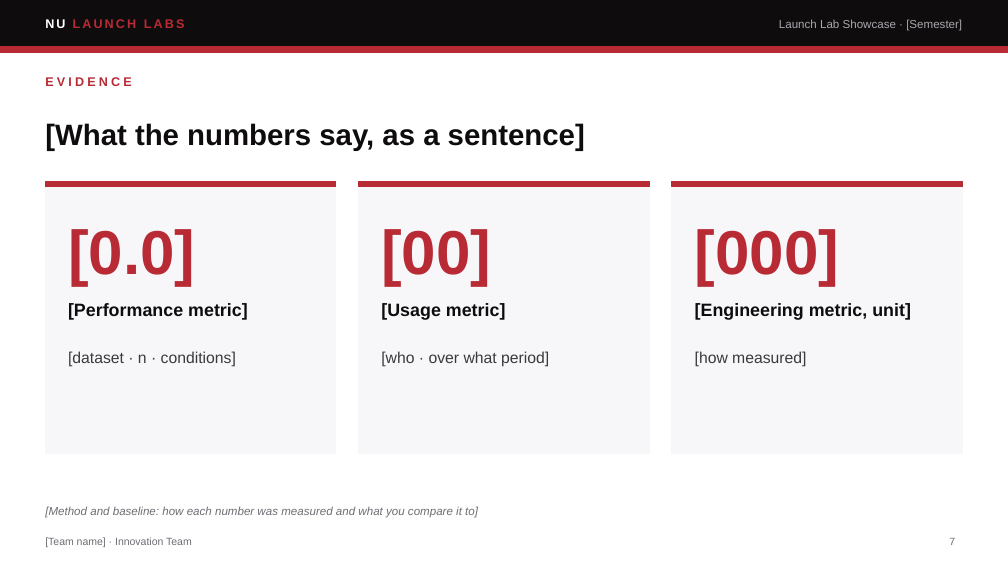
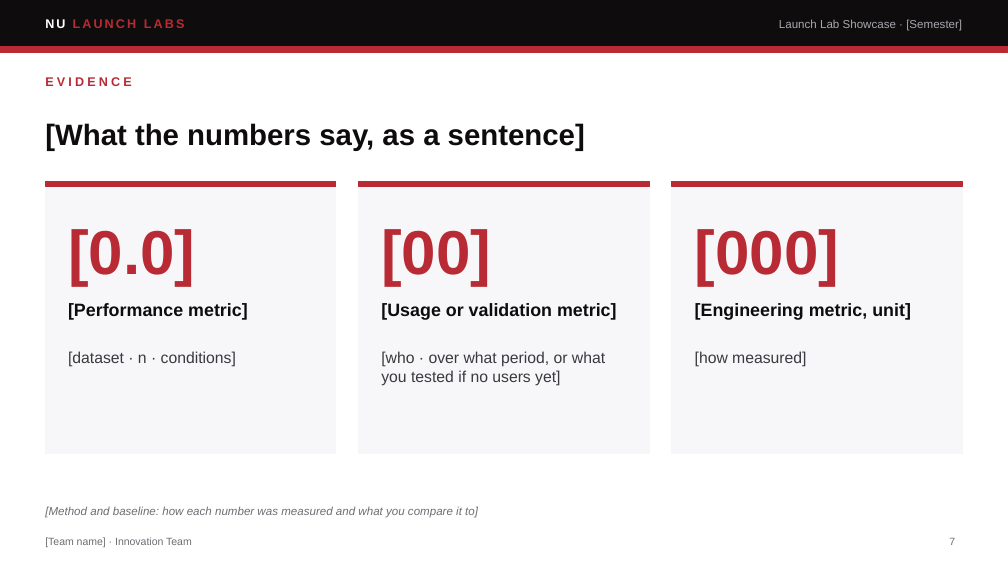
Before and after one commit to song856854132/launch-lab-showcase, a slide deck: slide 7 of template/Launch-Lab-Showcase-Innovation-Template.pptx. Drawn at 1008x567 pixels with LibreOffice and Linux fonts; fonts in the diff are those of the drawing. Boxes give left, top, right and bottom in pixels: in the first picture for what was removed or moved away, otherwise in the second. Text is boxed around its words. In the diff, an @@ line names an element or a change of style, - is before the commit and + after.

```diff
--- a/template/Launch-Lab-Showcase-Innovation-Template.pptx
+++ b/template/Launch-Lab-Showcase-Innovation-Template.pptx
@@ text at bbox=[381, 303, 617, 320]: text changed @@
-[Usage metric]
+[Usage or validation metric]
@@ text at bbox=[381, 351, 605, 386]: text changed @@
-[who · over what period]
+[who · over what period, or what you tested if no users yet]
```
Also in this commit, not shown: 1 other slide changed, 13 other files.
